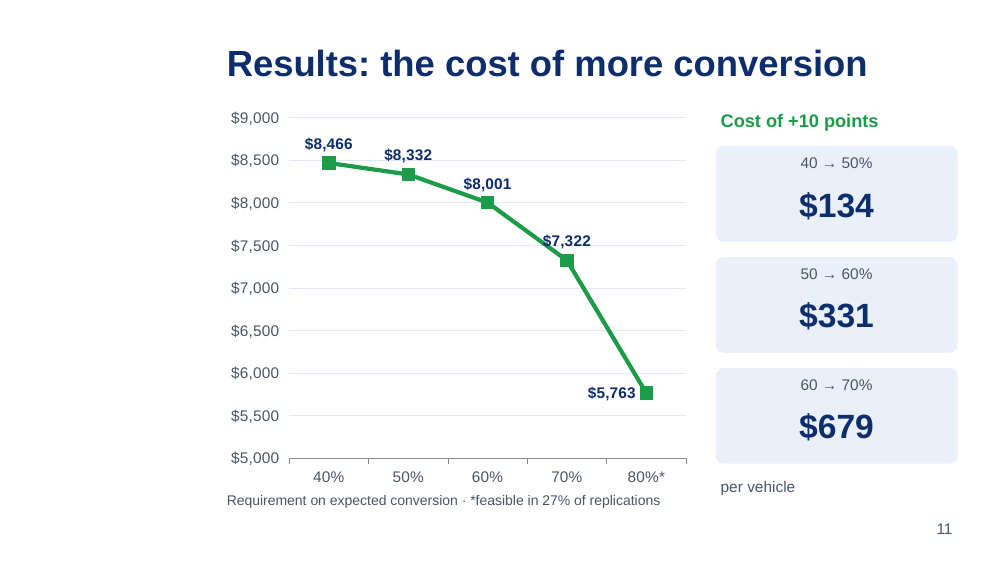
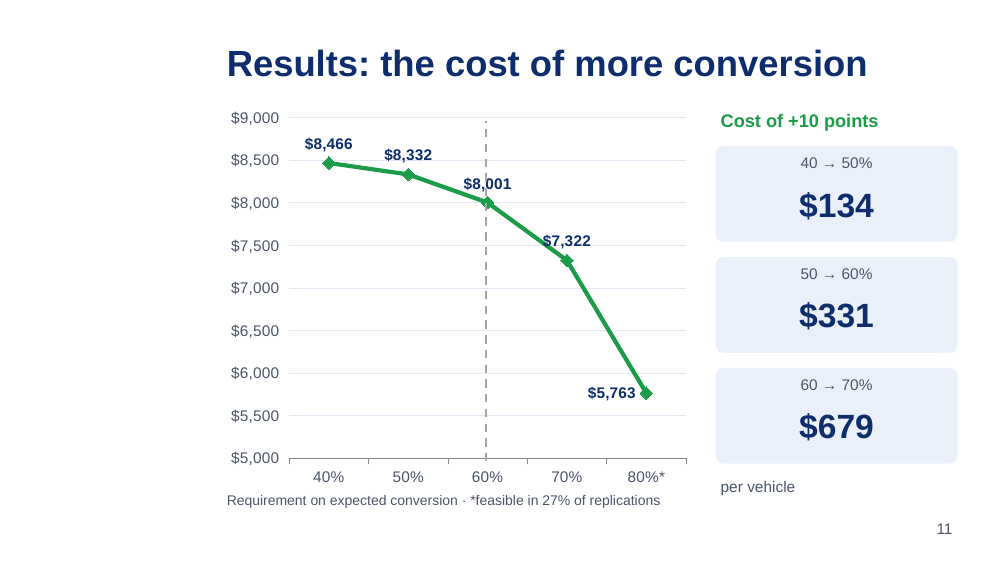
Before and after one commit to ecteodoro/idc6940-capstone-project, a slide deck: slide 11 of presentation/UWF_capstone_presentation.pptx. Drawn at 1008x567 pixels with LibreOffice and Linux fonts; fonts in the diff are those of the drawing; background and template pictures are left out. Boxes give left, top, right and bottom in pixels: in the first picture for what was removed or moved away, otherwise in the second. Text is boxed around its words. In the diff, an @@ line names an element or a change of style, - is before the commit and + after.

```diff
--- a/presentation/UWF_capstone_presentation.pptx
+++ b/presentation/UWF_capstone_presentation.pptx
@@ line chart at (222,101,696,494) @@
@@ data labels of Series 1 changed @@
@@ category axis changed @@
@@ value axis changed @@
@@ line added from (486, 462) to (486, 121), #A5A5A5 1.5 pt dashed @@
```
Also in this commit, not shown: 3 other slides changed, 3 other files.
